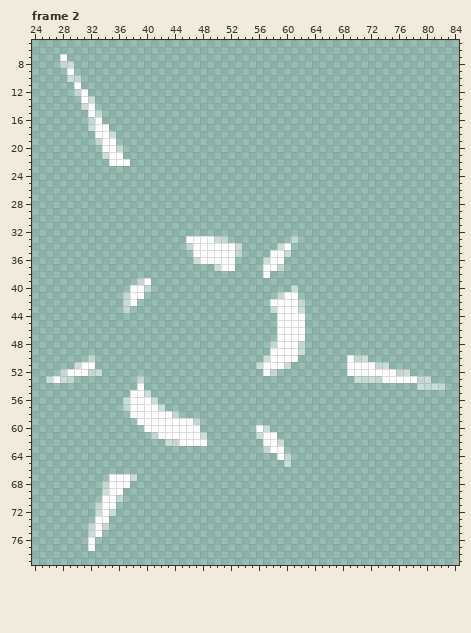
File history of a pixel-art file, Resources/wip/effects/weaponchange.aseprite. The picture above is the old version.
96x96 pixels, 4 frames. Shown: frame 2: x 24..84, y 5..79. The commit also changed other frames, which this record leaves out.
The same view after the edit:
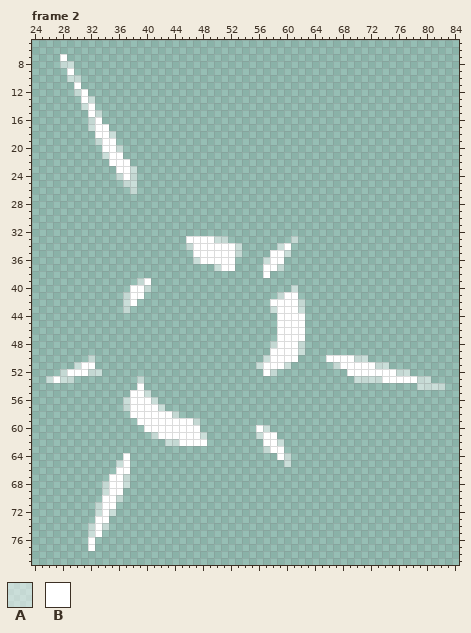
Palette (. is transparent): A #ffffff7f  B #ffffff
Changes in this commit:
Changed rows in their new state; - is an unchanged pixel.
Frame 2, layer "Layer 5":
first column x 36:
23 BBA
24 ABA
25 -AA
26 --A
first column x 66:
50 BBB
51 -AB
first column x 36:
64 -B-
65 AB-
66 BB-
67 -A.
68 -A-
Where, in picture pixels (left, top, right, bottom), the same in both pictures:
added: (116, 166, 137, 194)
added: (326, 355, 347, 369)
changed: (116, 453, 137, 488)
